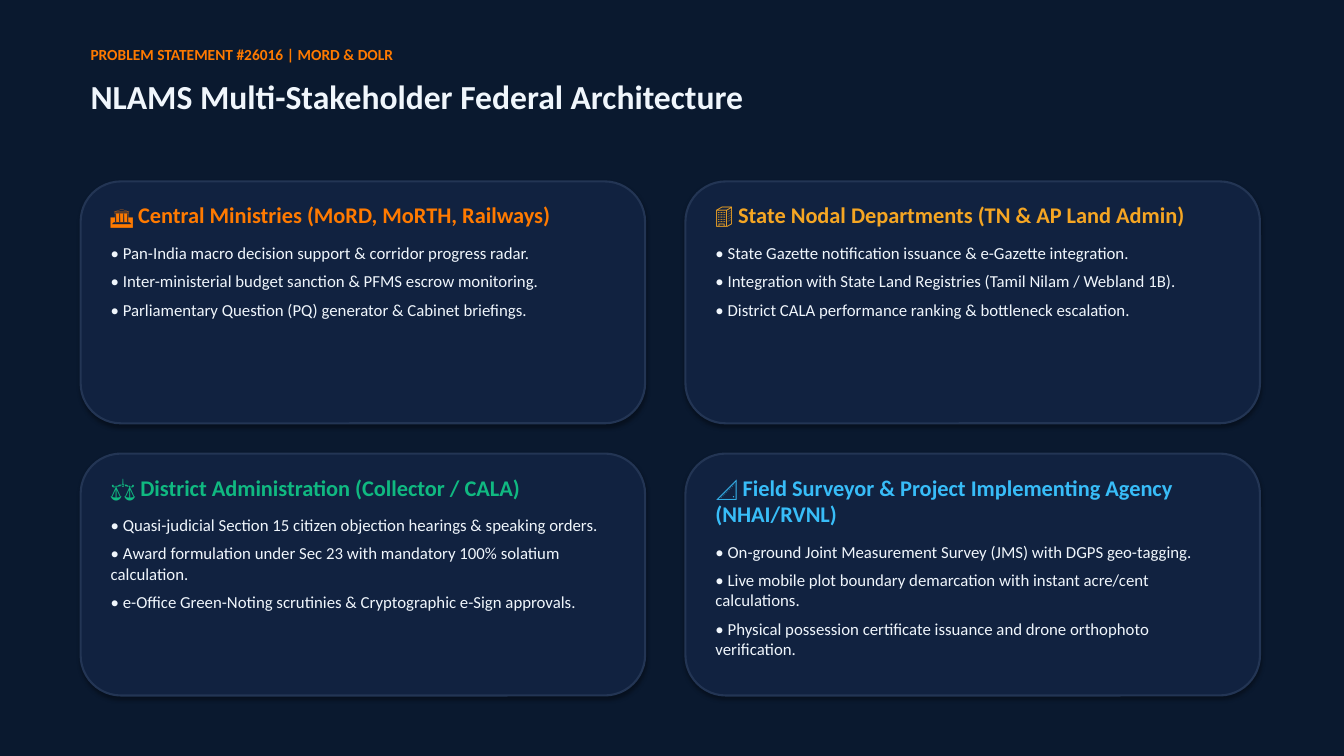
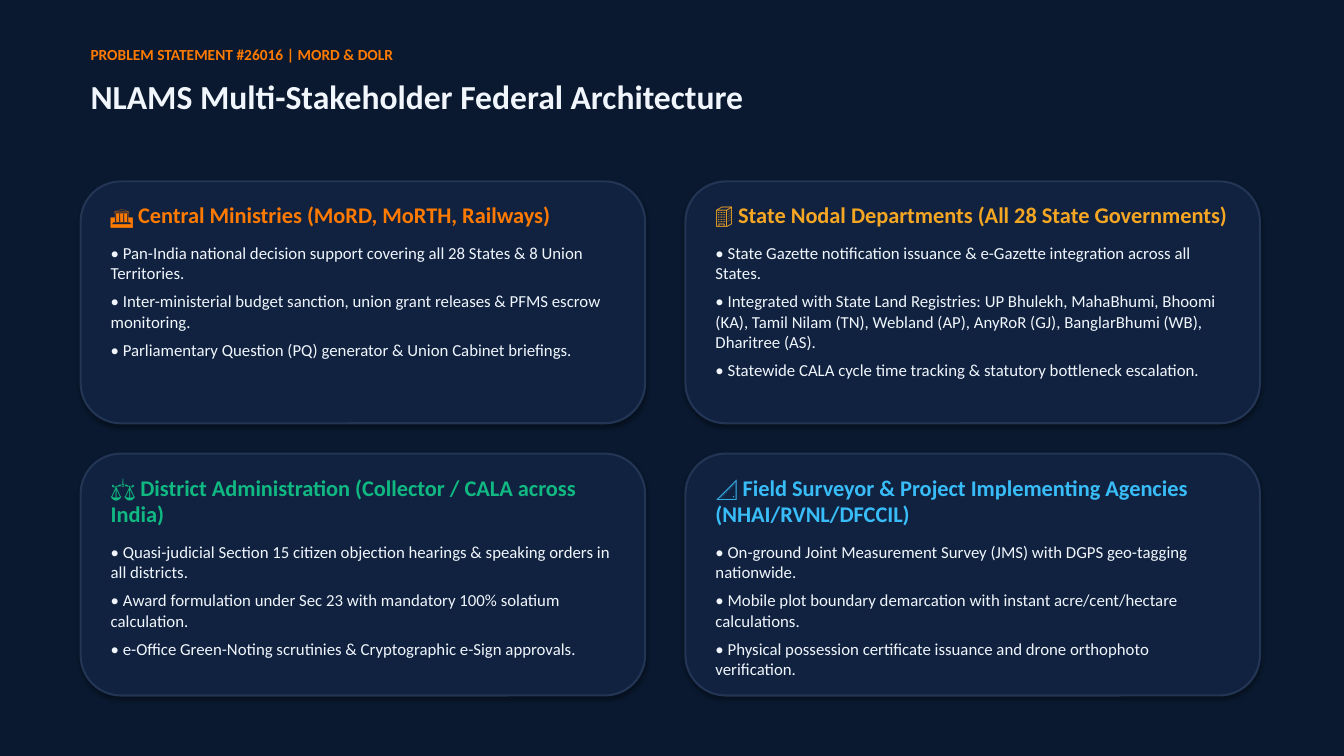
Before and after one commit to Mohan-das457/National-Land-Acquisition-Management-System, a slide deck: slide 4 of NLAMS_Project_Review_Presentation.pptx. Drawn at 1344x756 pixels with LibreOffice and Linux fonts; fonts in the diff are those of the drawing. Boxes give left, top, right and bottom in pixels: in the first picture for what was removed or moved away, otherwise in the second. Text is boxed around its words. In the diff, an @@ line names an element or a change of style, - is before the commit and + after.

Commit message:
Expand NLAMS to full Pan-India national coverage across all 28 States and 8 UTs with multi-zone corridors

```diff
--- a/NLAMS_Project_Review_Presentation.pptx
+++ b/NLAMS_Project_Review_Presentation.pptx
@@ text at (715,206,1227,379): text changed @@
-🏢 State Nodal Departments (TN & AP Land Admin)
-• State Gazette notification issuance & e-Gazette integration.
-• Integration with State Land Registries (Tamil Nilam / Webland 1B).
-• District CALA performance ranking & bottleneck escalation.
+🏢 State Nodal Departments (All 28 State Governments)
+• State Gazette notification issuance & e-Gazette integration across all States.
+• Integrated with State Land Registries: UP Bhulekh, MahaBhumi, Bhoomi (KA), Tamil Nilam (TN), Webland (AP), AnyRoR (GJ), BanglarBhumi (WB), Dharitree (AS).
+• Statewide CALA cycle time tracking & statutory bottleneck escalation.
@@ text at (111,247,600,359): text changed @@
-• Pan-India macro decision support & corridor progress radar.
-• Inter-ministerial budget sanction & PFMS escrow monitoring.
-• Parliamentary Question (PQ) generator & Cabinet briefings.
+• Pan-India national decision support covering all 28 States & 8 Union Territories.
+• Inter-ministerial budget sanction, union grant releases & PFMS escrow monitoring.
+• Parliamentary Question (PQ) generator & Union Cabinet briefings.
@@ text at (111,479,610,578): text changed @@
-⚖️ District Administration (Collector / CALA)
-• Quasi-judicial Section 15 citizen objection hearings & speaking orders.
+⚖️ District Administration (Collector / CALA across India)
+• Quasi-judicial Section 15 citizen objection hearings & speaking orders in all districts.
@@ text at (715,480,1187,627): text changed @@
-📐 Field Surveyor & Project Implementing Agency (NHAI/RVNL)
-• On-ground Joint Measurement Survey (JMS) with DGPS geo-tagging.
-• Live mobile plot boundary demarcation with instant acre/cent calculations.
+📐 Field Surveyor & Project Implementing Agencies (NHAI/RVNL/DFCCIL)
+• On-ground Joint Measurement Survey (JMS) with DGPS geo-tagging nationwide.
+• Mobile plot boundary demarcation with instant acre/cent/hectare calculations.
```
Also in this commit, not shown: 1 other slide changed, 6 other files.
